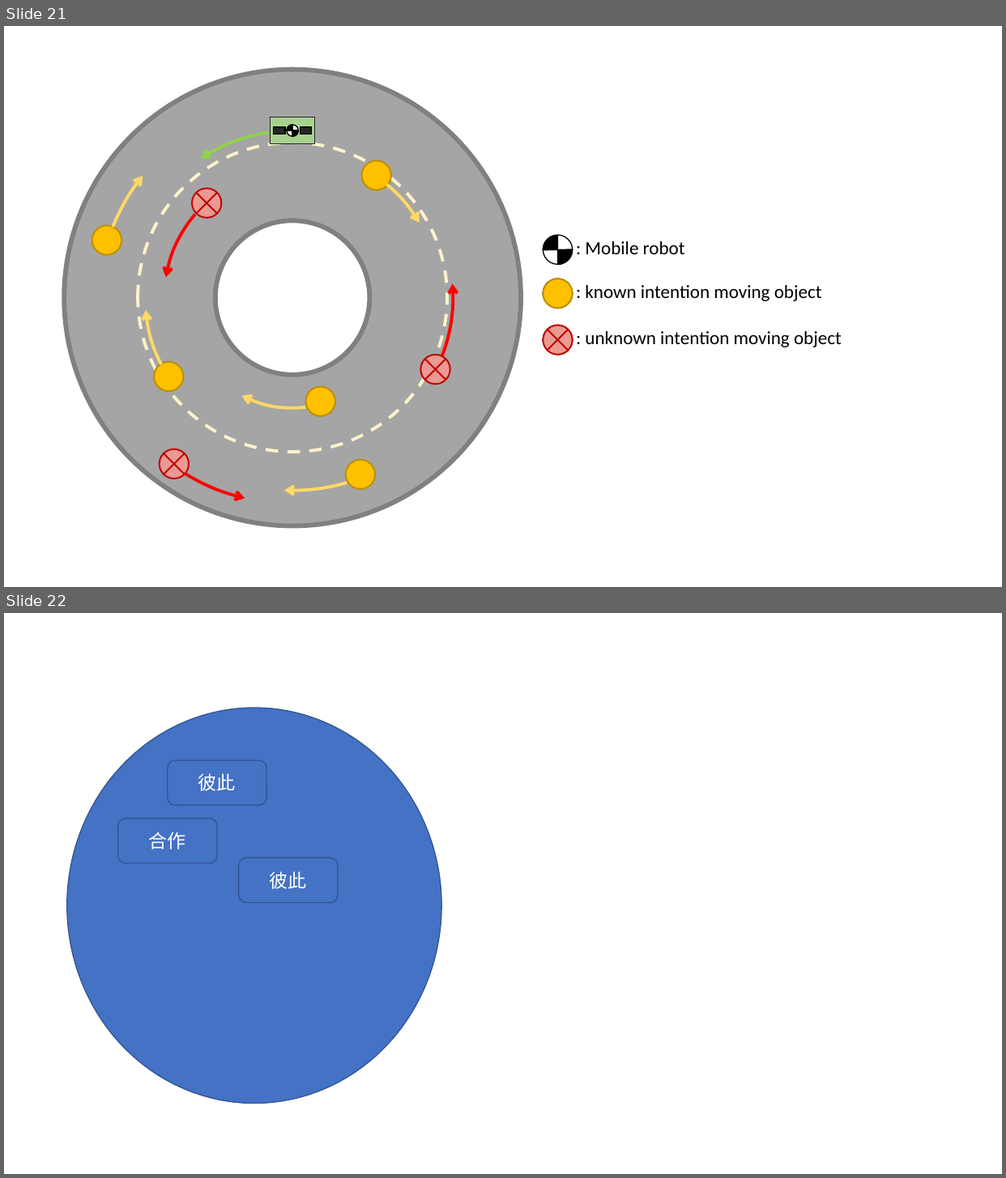
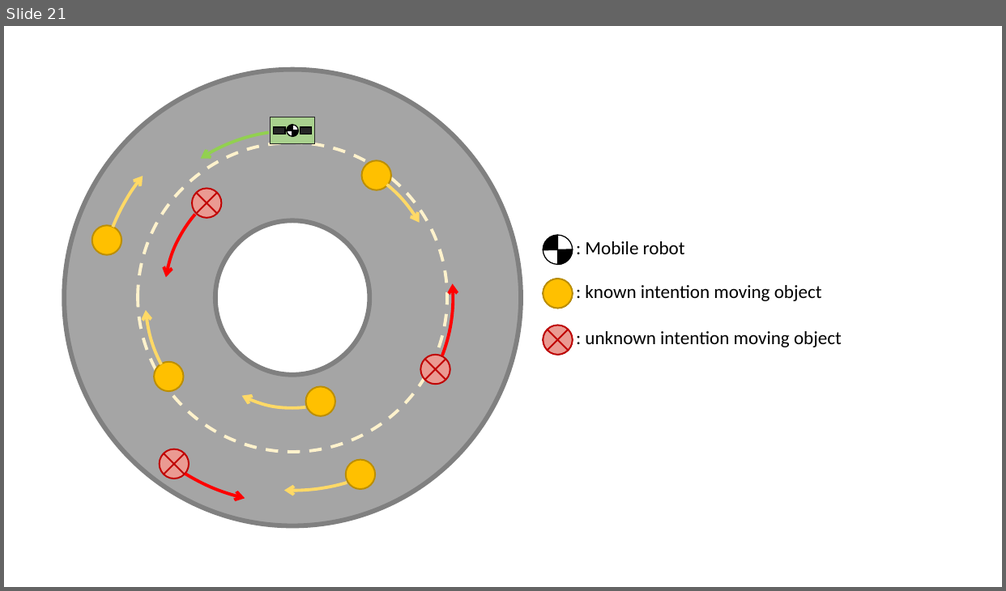
Before and after one commit to Yi-An-Wang/institute_information, a slide deck: path_planing/VO_code_try/robot_properties3.pptx. Shown one above the other, each under a label of ours: slides 21 and 22 before the commit, slide 21 after it. The pictures are 1006x1178 and 1006x591 pixels, drawn with LibreOffice and Linux fonts; fonts in the diff are those of the drawing. Boxes give left, top, right and bottom in pixels: in the first picture for what was removed or moved away, otherwise in the second. Text is boxed around its words. In the diff, an @@ line names an element or a change of style, - is before the commit and + after.

```diff
--- a/path_planing/VO_code_try/robot_properties3.pptx
+++ b/path_planing/VO_code_try/robot_properties3.pptx
@@ slide 22 removed at (4, 613, 1002, 1174), background #FFFFFF @@
@@ ellipse removed at (67, 708, 441, 1104) @@
@@ rounded rectangle removed at (167, 760, 266, 806) @@
-彼此
@@ rounded rectangle removed at (117, 819, 216, 864) @@
-合作
@@ rounded rectangle removed at (239, 858, 338, 903) @@
-彼此
```
Also in this commit, not shown: 3 slides added, 1 other file.
